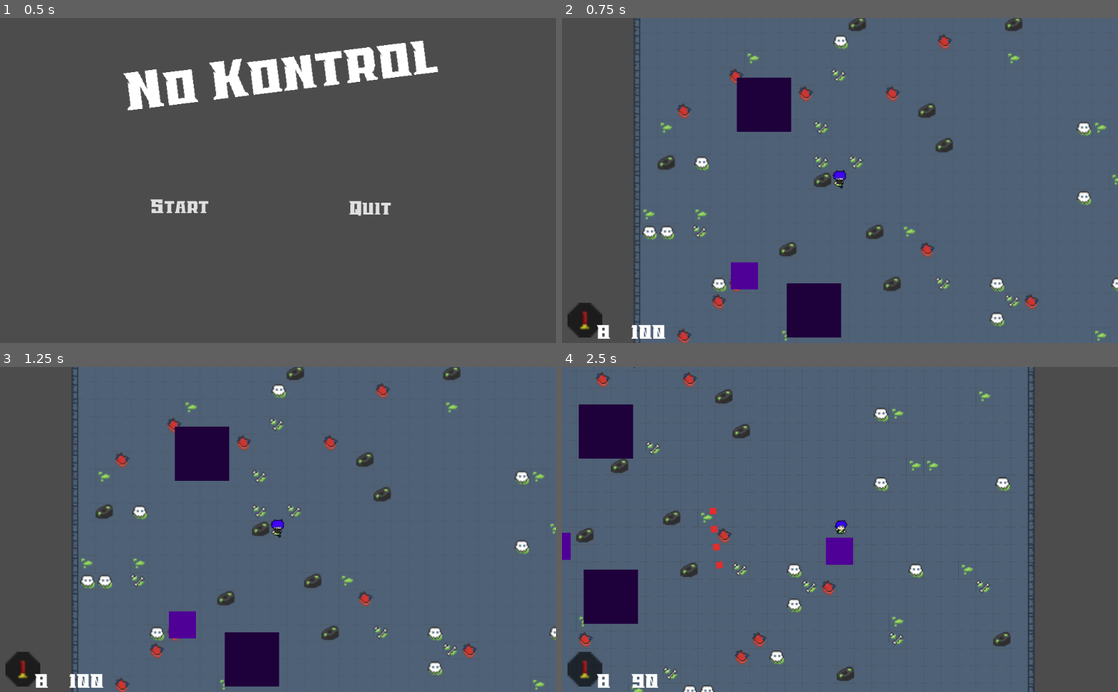
Above: before the commit, frames 1-4 (two rows, left to right).
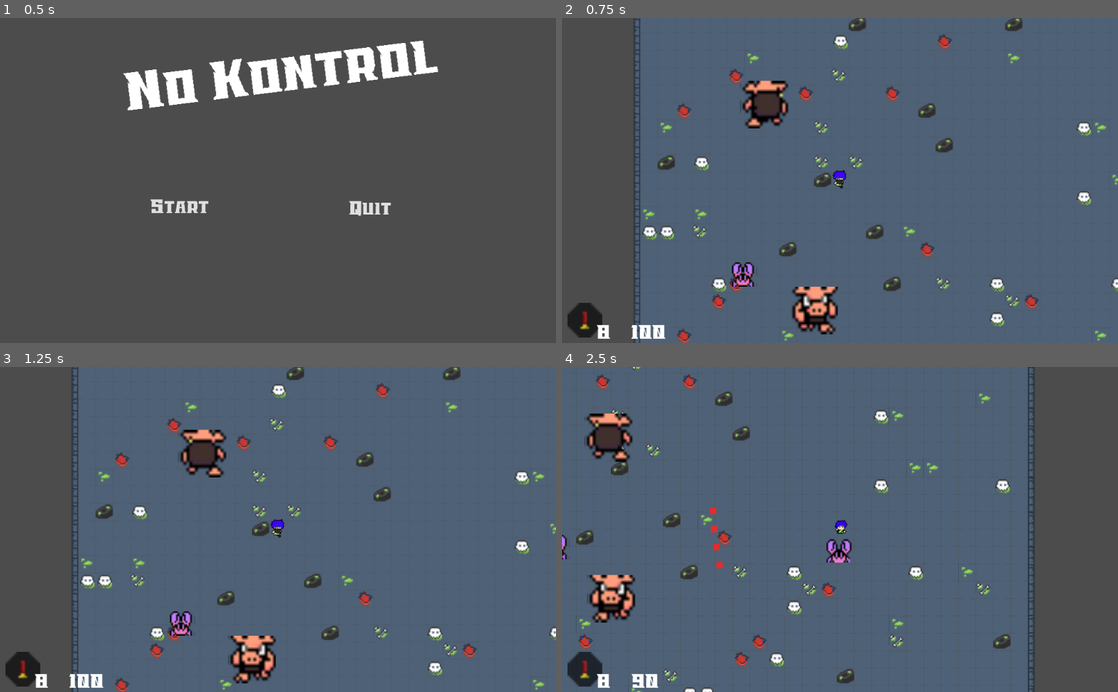
Above: after the commit, the same moments.

Repository: navett52/GMTK2020JamEntry
Game: Godot game, scene res://Menu.tscn
Same seed, same stepped clock (60 frames per second), same inputs: the game is played once before the commit and once after it. The engine's default icon, where the game draws it, is replaced by a stand-in: a white triangle on a blue panel in a dark square. Sound files missing from this copy of the repository are replaced by a short silence.
Inputs (mouse positions are in pixels of both pictures, inside the frame that each line leads up to):
- Up to frame 1 (0.5 s): no input
- Up to frame 2 (0.75 s): click "Start" at 0.5 s
- Up to frame 3 (1.25 s): no input
- Up to frame 4 (2.5 s): move the mouse to (962, 513) at 1.27 s; hold D (move_right) 1.28-2.03 s; click (962, 513) at 1.35 s; move the mouse to (728, 545) at 2.02 s; hold S (move_down) from 2.03 s (still down); right-click (728, 545) at 2.1 s; click (728, 545) at 2.3 s

Frame 1 is identical in both runs. In frame 2, 3.7% of the frame differs, in the area x 30-51%, y 18-99%; in frame 3, 3.7%; in frame 4, 6.6%, in the area x 0-85%, y 0-100%.

Commit message:
added enemy animations

Diff:
--- a/Enemies/BigEnemy.gd
+++ b/Enemies/BigEnemy.gd
@@ -16,6 +16,7 @@
 var dashing = false
 var frozen = false
 var timer = 0
+var anim = "down"
 signal died
 
 # Called when the node enters the scene tree for the first time.
@@ -29,35 +30,70 @@
 	if(is_in_line_of_sight(player)):
 		if player.position.x > position.x:
 			velocity.x += speed
+			anim = "left"
+			$Sprite.flip_h = true
 		if player.position.x < position.x:
 			velocity.x -= speed
+			anim = "left"
+			$Sprite.flip_h = false
 		if player.position.y > position.y:
 			velocity.y += speed
+			anim = "up"
+			$Sprite.flip_h = false
 		if player.position.y < position.y:
 			velocity.y -= speed
+			anim = "down"
+			$Sprite.flip_h = false
 	else:
 		# if can't see player, don't move
 		velocity.x = 0
 		velocity.y = 0
 
+
 func _physics_process(delta):
 	if(state == "dash" && distance_to_object(player) <= 200 && !waiting && is_in_line_of_sight(player)):
 		d_velocity = (player.get_position()-self.get_position()).normalized() * dash_speed
 		waiting = true
+		if(velocity.x && velocity.y == 0):
+			$Sprite.stop()
+		else:
+			$Sprite.play(anim)
+
 		waitDash(1)
 	elif(state == "AOE" && distance_to_object(player) <= 100 && !waiting):
 		waiting = true
+		if(velocity.x && velocity.y == 0):
+			$Sprite.stop()
+		else:
+			$Sprite.play(anim)
+
 		waitAOE(1)
 	elif(state == "shoot" && distance_to_object(player) <= 300 && !waiting):
 		waiting = true
+		if(velocity.x && velocity.y == 0):
+			$Sprite.stop()
+		else:
+			$Sprite.play(anim)
+
 		waitShoot(1)
 	elif(!waiting):
 		# normalizes the velocity vector, and then sets it to the declared speed
 		velocity = velocity.normalized() * speed
+		if(velocity.x && velocity.y == 0):
+			$Sprite.stop()
+		else:
+			$Sprite.play(anim)
+
 		move_and_slide(velocity)
 	elif(waiting && dashing):
 		if(timer < 30):
 			timer += 1
+
+			if(velocity.x && velocity.y == 0):
+				$Sprite.stop()
+			else:
+				$Sprite.play(anim)
+
 			move_and_slide(d_velocity)
 		else:
 			waiting = false
--- a/Enemies/BigEnemy.tscn
+++ b/Enemies/BigEnemy.tscn
@@ -1,26 +1,79 @@
-[gd_scene load_steps=7 format=2]
+[gd_scene load_steps=14 format=2]
 
-[ext_resource path="res://Art/Sprites/Enemy_Placeholder.png" type="Texture" id=1]
+[ext_resource path="res://Art/Sprites/pig.png" type="Texture" id=1]
 [ext_resource path="res://Enemies/BigEnemy.gd" type="Script" id=2]
 [ext_resource path="res://Art/Sprites/AOE_placeholder.png" type="Texture" id=3]
 
-[sub_resource type="RectangleShape2D" id=1]
-extents = Vector2( 24.3552, 24.4128 )
+[sub_resource type="AtlasTexture" id=1]
+flags = 4
+atlas = ExtResource( 1 )
+region = Rect2( 0, 0, 17, 15 )
 
-[sub_resource type="CircleShape2D" id=2]
+[sub_resource type="AtlasTexture" id=2]
+flags = 4
+atlas = ExtResource( 1 )
+region = Rect2( 17, 0, 17, 15 )
+
+[sub_resource type="AtlasTexture" id=3]
+flags = 4
+atlas = ExtResource( 1 )
+region = Rect2( 68, 0, 17, 15 )
+
+[sub_resource type="AtlasTexture" id=4]
+flags = 4
+atlas = ExtResource( 1 )
+region = Rect2( 85, 0, 17, 15 )
+
+[sub_resource type="AtlasTexture" id=5]
+flags = 4
+atlas = ExtResource( 1 )
+region = Rect2( 34, 0, 17, 15 )
+
+[sub_resource type="AtlasTexture" id=6]
+flags = 4
+atlas = ExtResource( 1 )
+region = Rect2( 51, 0, 17, 15 )
+
+[sub_resource type="SpriteFrames" id=7]
+animations = [ {
+"frames": [ SubResource( 1 ), SubResource( 2 ) ],
+"loop": true,
+"name": "left",
+"speed": 5.0
+}, {
+"frames": [ SubResource( 3 ), SubResource( 4 ) ],
+"loop": true,
+"name": "up",
+"speed": 5.0
+}, {
+"frames": [ SubResource( 5 ), SubResource( 6 ) ],
+"loop": true,
+"name": "down",
+"speed": 5.0
+} ]
+
+[sub_resource type="RectangleShape2D" id=8]
+extents = Vector2( 24.3552, 21.185 )
+
+[sub_resource type="CircleShape2D" id=9]
 radius = 113.641
 
-[sub_resource type="RectangleShape2D" id=3]
-extents = Vector2( 24.9964, 25.0074 )
+[sub_resource type="RectangleShape2D" id=10]
+extents = Vector2( 23.2298, 22.3028 )
 
 [node name="BigEnemy" type="KinematicBody2D"]
 script = ExtResource( 2 )
 
-[node name="Sprite" type="Sprite" parent="."]
-texture = ExtResource( 1 )
+[node name="Sprite" type="AnimatedSprite" parent="."]
+scale = Vector2( 2.61525, 2.93474 )
+frames = SubResource( 7 )
+animation = "up"
+frame = 1
+playing = true
 
 [node name="CollisionShape2D" type="CollisionShape2D" parent="."]
-shape = SubResource( 1 )
+scale = Vector2( 0.80303, 0.970453 )
+shape = SubResource( 8 )
 
 [node name="splosion" type="Sprite" parent="."]
 visible = false
@@ -32,9 +85,9 @@
 
 [node name="CollisionShape2D" type="CollisionShape2D" parent="Area2D"]
 position = Vector2( 0, -0.707092 )
-shape = SubResource( 2 )
+shape = SubResource( 9 )
 
 [node name="Area2D2" type="Area2D" parent="."]
 
 [node name="CollisionShape2D" type="CollisionShape2D" parent="Area2D2"]
-shape = SubResource( 3 )
+shape = SubResource( 10 )
--- a/Enemies/SmallEnemy.gd
+++ b/Enemies/SmallEnemy.gd
@@ -5,6 +5,7 @@
 export var health = 50
 var velocity = Vector2()
 var waiting = false
+var anim
 signal died
 
 # Called when the node enters the scene tree for the first time.
@@ -13,8 +14,7 @@
 
 func _process(delta):
 	#if the player is in line of sight
-	if(is_in_line_of_sight(player) && !waiting):
-		#add the direction of the player to enemy velocity
+	if(is_in_line_of_sight(player)):
 		if player.position.x > position.x:
 			velocity.x += speed
 		if player.position.x < position.x:
@@ -24,7 +24,7 @@
 		if player.position.y < position.y:
 			velocity.y -= speed
 	else:
-		#if can't see player, don't move
+		# if can't see player, don't move
 		velocity.x = 0
 		velocity.y = 0
 
@@ -46,6 +46,11 @@
 func _physics_process(delta):
 	#normalizes the velocity vector, and then sets it to the declared speed
 	velocity = velocity.normalized() * speed
+	if(velocity.x == 0 && velocity.y == 0):
+		$Sprite.stop()
+	else:
+		$Sprite.play()
+
 	move_and_slide(velocity)
 
 	for i in get_node("Area2D").get_overlapping_bodies():
--- a/Enemies/SmallEnemy.tscn
+++ b/Enemies/SmallEnemy.tscn
@@ -1,24 +1,45 @@
-[gd_scene load_steps=5 format=2]
+[gd_scene load_steps=8 format=2]
 
-[ext_resource path="res://Art/Sprites/SmallEnemy_Placeholder.png" type="Texture" id=1]
+[ext_resource path="res://Art/Sprites/crab.png" type="Texture" id=1]
 [ext_resource path="res://Enemies/SmallEnemy.gd" type="Script" id=2]
 
-[sub_resource type="RectangleShape2D" id=1]
-extents = Vector2( 12.0068, 12.0339 )
+[sub_resource type="AtlasTexture" id=1]
+flags = 4
+atlas = ExtResource( 1 )
+region = Rect2( 0, 0, 16, 15 )
 
-[sub_resource type="RectangleShape2D" id=2]
-extents = Vector2( 12.5271, 12.4798 )
+[sub_resource type="AtlasTexture" id=2]
+flags = 4
+atlas = ExtResource( 1 )
+region = Rect2( 16, 0, 16, 15 )
+
+[sub_resource type="SpriteFrames" id=3]
+animations = [ {
+"frames": [ SubResource( 1 ), SubResource( 2 ) ],
+"loop": true,
+"name": "default",
+"speed": 5.0
+} ]
+
+[sub_resource type="RectangleShape2D" id=4]
+extents = Vector2( 9.55329, 10.8895 )
+
+[sub_resource type="RectangleShape2D" id=5]
+extents = Vector2( 10.8643, 11.7323 )
 
 [node name="SmallEnemy" type="KinematicBody2D"]
 script = ExtResource( 2 )
 
-[node name="Sprite" type="Sprite" parent="."]
-texture = ExtResource( 1 )
+[node name="Sprite" type="AnimatedSprite" parent="."]
+position = Vector2( 0, -1.21737 )
+scale = Vector2( 1.43905, 1.51116 )
+frames = SubResource( 3 )
+playing = true
 
 [node name="CollisionShape2D" type="CollisionShape2D" parent="."]
-shape = SubResource( 1 )
+shape = SubResource( 4 )
 
 [node name="Area2D" type="Area2D" parent="."]
 
 [node name="CollisionShape2D" type="CollisionShape2D" parent="Area2D"]
-shape = SubResource( 2 )
+shape = SubResource( 5 )
Binary file changed: Art/Sprites/pig.png
